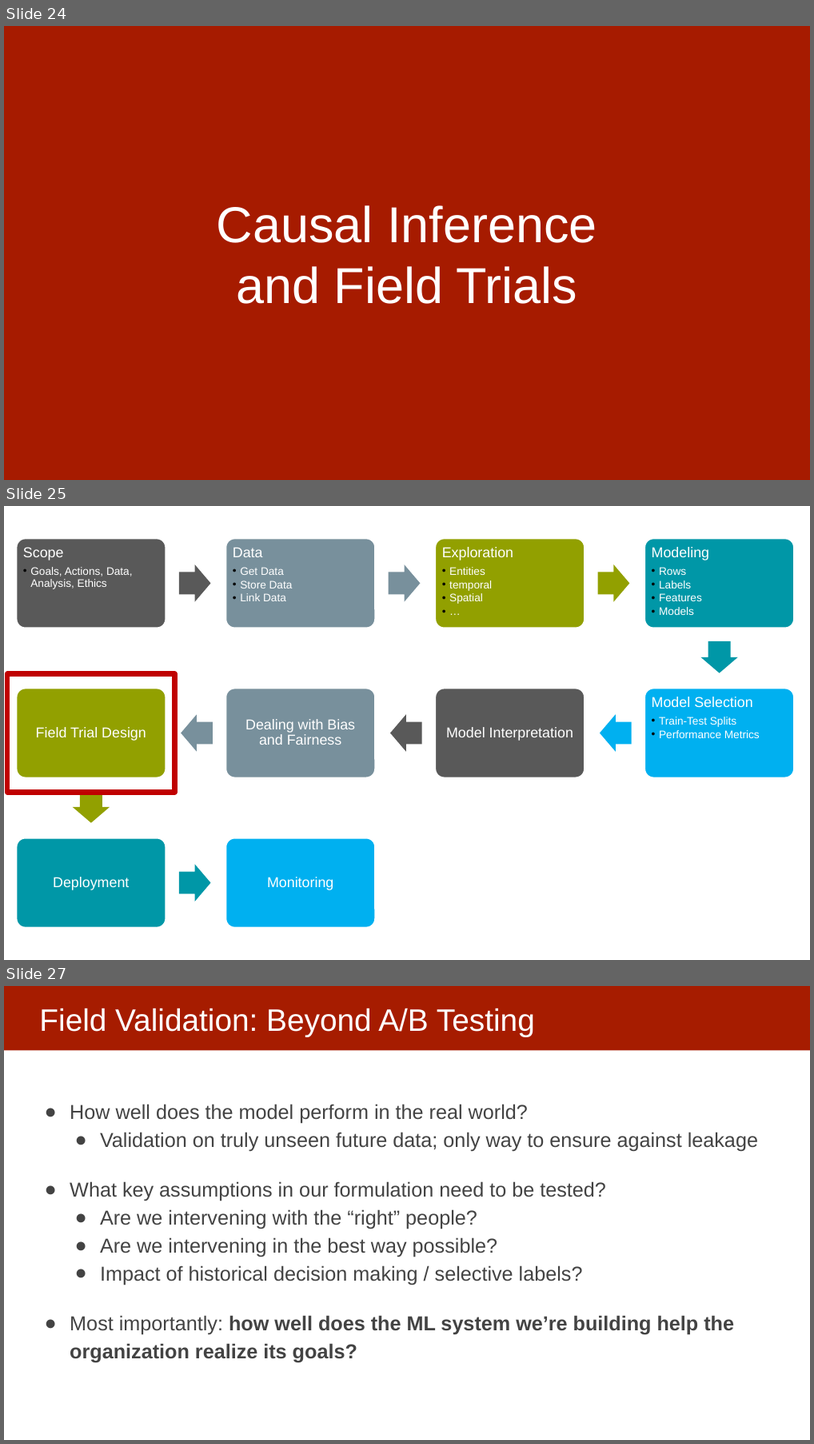
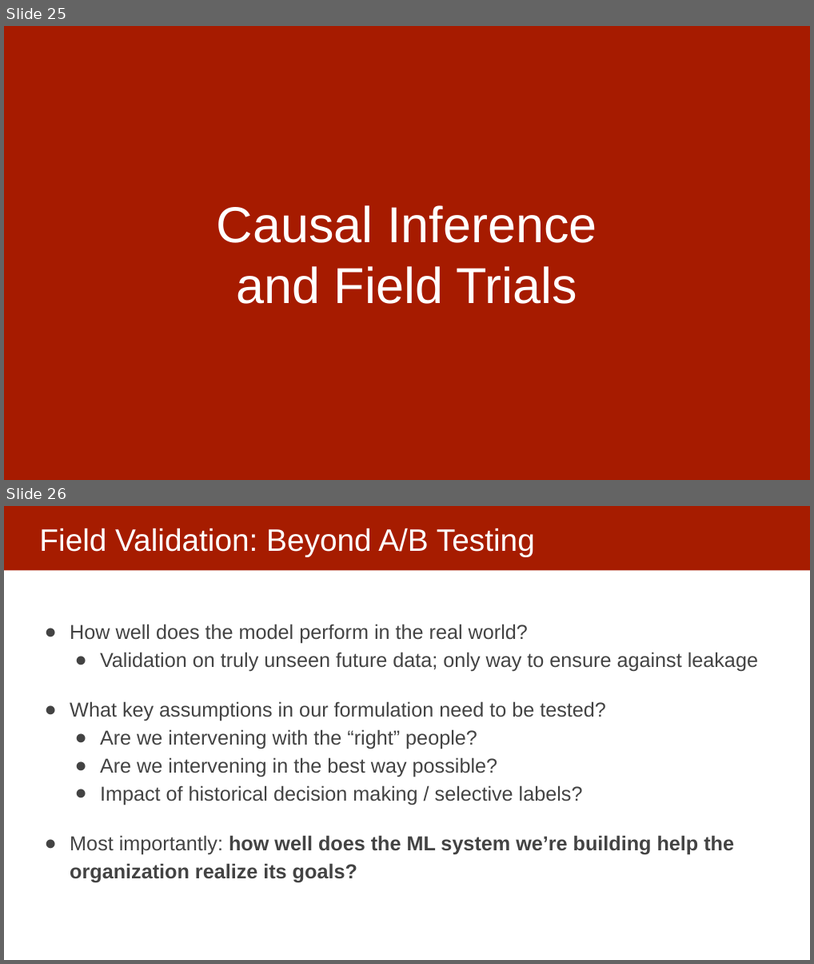
Before and after one commit to dssg/mlforpublicpolicylab, a slide deck: 14 - Presentations and Wrap-Up/causal inference.pptx. Shown one above the other, each under a label of ours: slides 24, 25 and 27 before the commit, slides 25 and 26 after it; the slides between them are not shown. The pictures are 814x1444 and 814x964 pixels, drawn with LibreOffice and Linux fonts; fonts in the diff are those of the drawing. Boxes give left, top, right and bottom in pixels: in the first picture for what was removed or moved away, otherwise in the second. Text is boxed around its words. In the diff, an @@ line names an element or a change of style, - is before the commit and + after.

```diff
--- a/14 - Presentations and Wrap-Up/causal inference.pptx
+++ b/14 - Presentations and Wrap-Up/causal inference.pptx
@@ slide 25 removed at <box>4,506,810,960</box>, background #FFFFFF @@
@@ rectangle removed at <box>7,673,174,792</box> @@
@@ group removed at <box>16,538,794,927</box>: 10 rounded rectangles, 10 texts, 9 right arrows @@
-Scope
-  • Goals, Actions, Data, Analysis, Ethics
-Data
-  • Get Data
-  • Store Data
-  • Link Data
-Exploration
-  • Entities
-  • temporal
-  • Spatial
-  • …
-Modeling
-  • Rows
-  • Labels
-  • Features
-  • Models
-Model Selection
-  • Train-Test Splits
-  • Performance Metrics
-Model Interpretation
-Dealing with Bias and Fairness
-Field Trial Design
-Deployment
-Monitoring
@@ what was slide 24 is now slide 25 @@
@@ what was slide 27 is now slide 26 @@
```
Also in this commit, not shown: 3 slides changed, 1 slide added.
